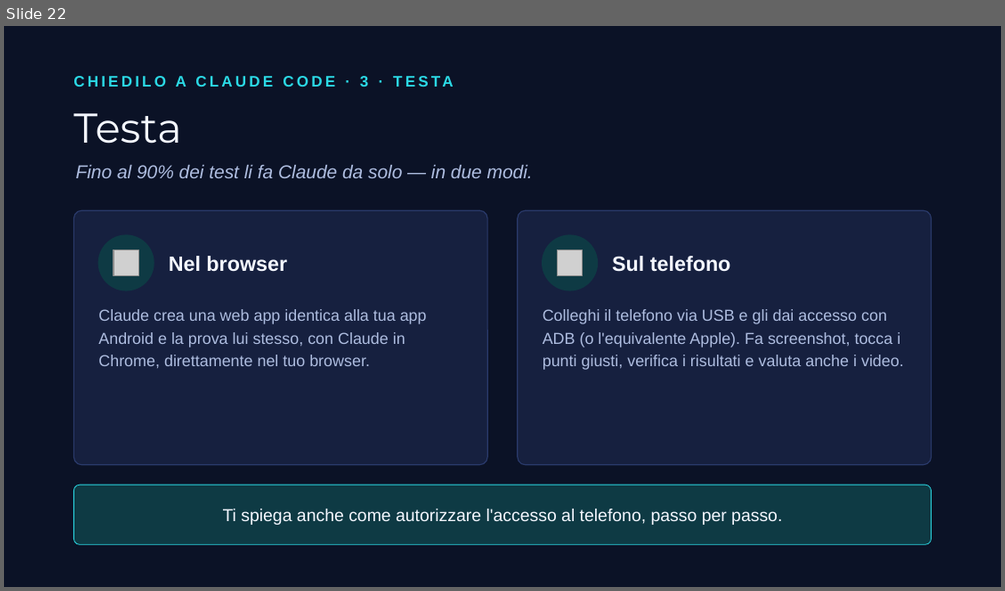
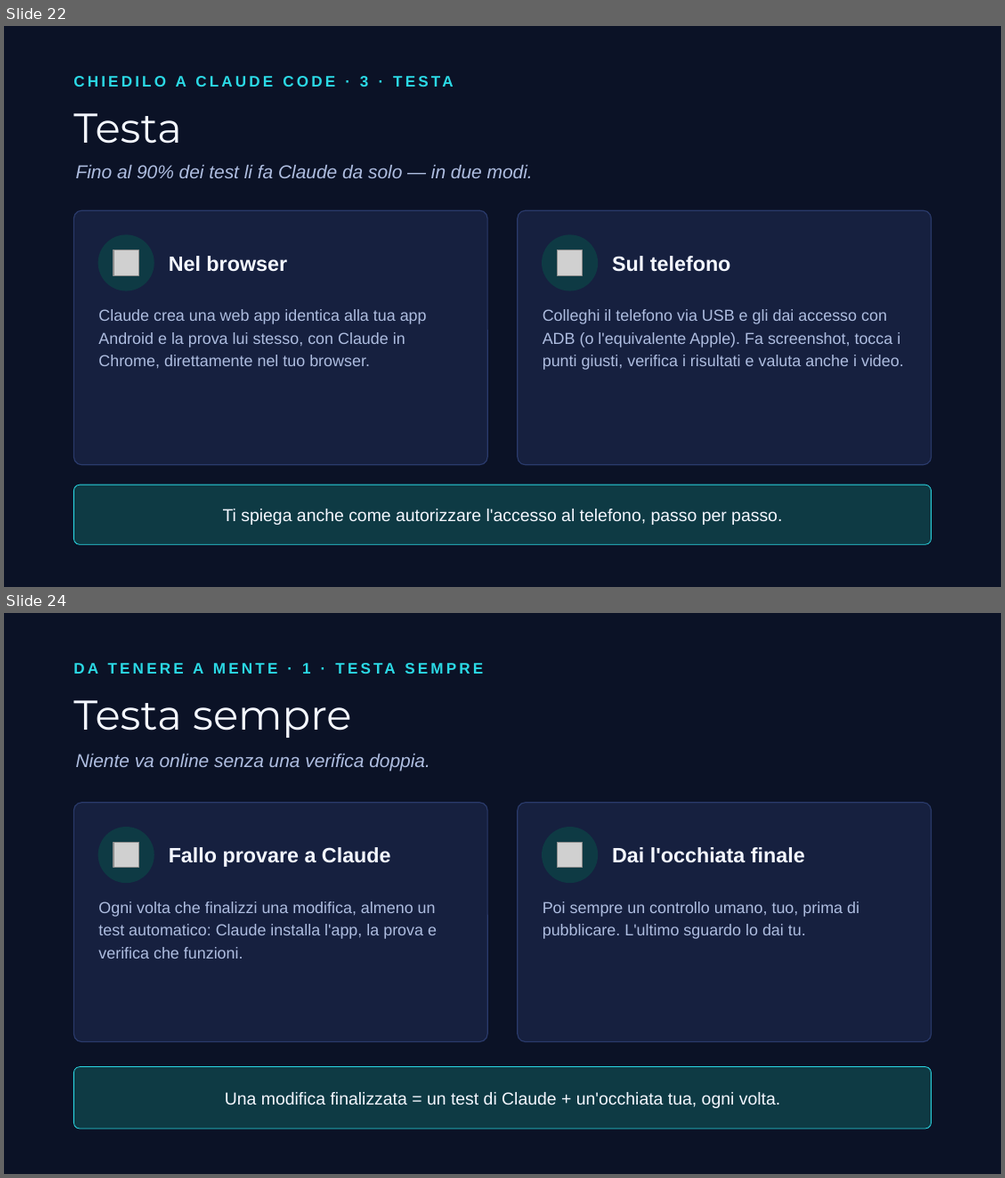
Before and after one commit to albertocabasvidani/beybladex-score, a slide deck: video/slide-video-ai.pptx. Shown one above the other, each under a label of ours: slide 22 before the commit, slides 22 and 24 after it; the slides between them are not shown. The pictures are 1005x591 and 1005x1178 pixels, drawn with LibreOffice and Linux fonts; fonts in the diff are those of the drawing; grey boxes stand for pictures. Boxes give left, top, right and bottom in pixels: in the first picture for what was removed or moved away, otherwise in the second. Text is boxed around its words. In the diff, an @@ line names an element or a change of style, - is before the commit and + after.

```diff
--- a/video/slide-video-ai.pptx
+++ b/video/slide-video-ai.pptx
@@ slide 24 added at (x1=4, y1=613, x2=1001, y2=1174), background #0B1226 @@
@@ text added at (x1=88, y1=663, x2=311, y2=674), 11 pt, text #2BD9E5, bold @@
+DA TENERE A MENTE · 1 · TESTA SEMPRE
@@ text added at (x1=73, y1=700, x2=351, y2=738), 30 pt, text #F4F7FF @@
+Testa sempre
@@ text added at (x1=76, y1=754, x2=429, y2=771), 13.5 pt, text #AEBDE0, italic @@
+Niente va online senza una verifica doppia.
@@ rounded rectangle added at (x1=73, y1=803, x2=487, y2=1042), fill #16203F, outline #2A3A6B 0.75 pt @@
@@ rounded rectangle added at (x1=518, y1=803, x2=931, y2=1042), fill #16203F, outline #2A3A6B 0.75 pt @@
@@ ellipse added at (x1=98, y1=827, x2=154, y2=882), fill #0E3A44, outline #0E3A44 1 pt @@
@@ picture added at (x1=113, y1=843, x2=138, y2=868) @@
@@ text added at (x1=169, y1=847, x2=391, y2=867), 15 pt, text #F4F7FF, bold @@
+Fallo provare a Claude
@@ ellipse added at (x1=542, y1=827, x2=597, y2=882), fill #0E3A44, outline #0E3A44 1 pt @@
@@ picture added at (x1=558, y1=843, x2=582, y2=868) @@
@@ text added at (x1=612, y1=847, x2=805, y2=863), 15 pt, text #F4F7FF, bold @@
+Dai l'occhiata finale
@@ text added at (x1=98, y1=901, x2=437, y2=958), 11.5 pt, text #AEBDE0 @@
+Ogni volta che finalizzi una modifica, almeno un test automatico: Claude installa l'app, la prova e verifica che funzioni.
@@ text added at (x1=542, y1=901, x2=859, y2=939), 11.5 pt, text #AEBDE0 @@
+Poi sempre un controllo umano, tuo, prima di pubblicare. L'ultimo sguardo lo dai tu.
@@ rounded rectangle added at (x1=73, y1=1067, x2=931, y2=1128), fill #0E3A44, outline #2BD9E5 0.5 pt @@
@@ text added at (x1=225, y1=1092, x2=780, y2=1108), 12.5 pt, text #F4F7FF @@
+Una modifica finalizzata = un test di Claude + un'occhiata tua, ogni volta.
```
Also in this commit, not shown: 3 other slides added, 1 other file.
